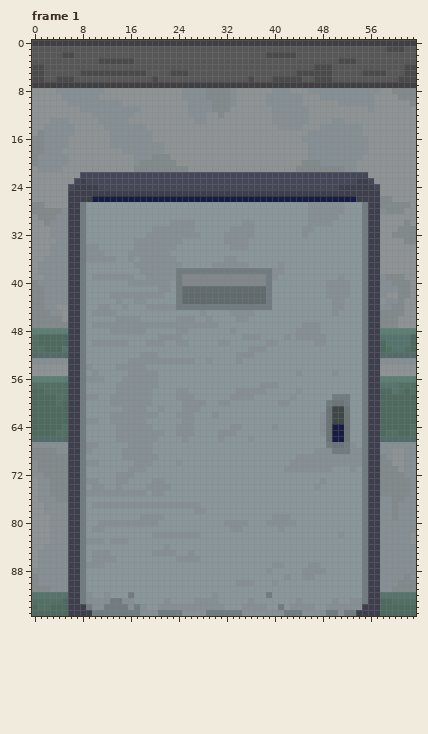
Two states of a pixel-art file, Assets/Art/Aseprite/Environment/Room Parts/StripedDoorwayDoor.aseprite. The first picture shows the starting point.
64x96 pixels, 16 frames. Colours within 5 levels of each other are drawn and written as one. Shown: frame 1. The commit also changed other frames, which this record leaves out.
The result:
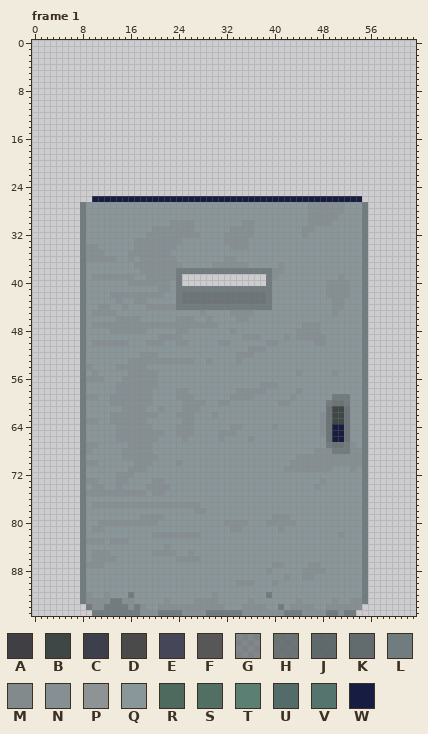
Palette (. is transparent): A #3f3f44  B #3e4646  C #3e3f4d  D #4a4a4a  E #454658  F #575757  G #5a6466a9  H #5a6466d7  J #5a6466f1  K #626c6f  L #717c80  M #828a8c  N #869094  P #8e9395  Q #89979b  R #4e695d  S #526f63  T #5b8073  U #536b69  V #55746d  W #171d42
What changed:
layer "Layer 1" now hidden
layer "Layer" now hidden
Changed rows in their new state; - is an unchanged pixel.
Frame 1:
first column x 0:
 0 ................................................................
 1 ................................................................
 2 ................................................................
 3 ................................................................
 4 ................................................................
 5 ................................................................
 6 ................................................................
 7 ................................................................
 8 ................................................................
 9 ................................................................
10 ................................................................
11 ................................................................
12 ................................................................
13 ................................................................
14 ................................................................
15 ................................................................
16 ................................................................
17 ................................................................
18 ................................................................
19 ................................................................
20 ................................................................
21 ................................................................
22 ................................................................
23 ................................................................
24 ................................................................
25 ................................................................
26 ..........--------------------------------------------W.........
27 ........------------------------------------------------........
28 ........------------------------------------------------........
29 ........------------------------------------------------........
30 ........------------------------------------------------........
31 ........------------------------------------------------........
32 ........------------------------------------------------........
33 ........------------------------------------------------........
34 ........------------------------------------------------........
35 ........------------------------------------------------........
36 ........------------------------------------------------........
37 ........------------------------------------------------........
38 ........------------------------------------------------........
39 ........-----------------..............-----------------........
40 ........-----------------..............-----------------........
41 ........-----------------LLLLLLLLLLLLLL-----------------........
42 ........-----------------HHHHHHHHHHHHHH-----------------........
43 ........-----------------HHHHHHHHHHHHHH-----------------........
44 ........------------------------------------------------........
45 ........------------------------------------------------........
46 ........------------------------------------------------........
47 ........------------------------------------------------........
48 ........------------------------------------------------........
49 ........------------------------------------------------........
50 ........------------------------------------------------........
51 ........------------------------------------------------........
52 ........------------------------------------------------........
53 ........------------------------------------------------........
54 ........------------------------------------------------........
55 ........------------------------------------------------........
56 ........------------------------------------------------........
57 ........------------------------------------------------........
58 ........------------------------------------------------........
59 ........------------------------------------------------........
60 ........------------------------------------------------........
61 ........------------------------------------------------........
62 ........------------------------------------------------........
63 ........------------------------------------------------........
64 ........------------------------------------------------........
65 ........------------------------------------------------........
66 ........------------------------------------------------........
67 ........------------------------------------------------........
68 ........------------------------------------------------........
69 ........------------------------------------------------........
70 ........------------------------------------------------........
71 ........------------------------------------------------........
72 ........------------------------------------------------........
73 ........------------------------------------------------........
74 ........------------------------------------------------........
75 ........------------------------------------------------........
76 ........------------------------------------------------........
77 ........------------------------------------------------........
78 ........------------------------------------------------........
79 ........------------------------------------------------........
80 ........------------------------------------------------........
81 ........------------------------------------------------........
82 ........------------------------------------------------........
83 ........------------------------------------------------........
84 ........------------------------------------------------........
85 ........------------------------------------------------........
86 ........------------------------------------------------........
87 ........------------------------------------------------........
88 ........------------------------------------------------........
89 ........------------------------------------------------........
90 ........------------------------------------------------........
91 ........------------------------------------------------........
92 ........------------------------------------------------........
93 ........------------------------------------------------........
94 .........----------------------------------------------.........
95 ..........--------------------------------------------..........
Where, in picture pixels (left, top, right, bottom), the same in both pictures:
changed: (32, 40, 416, 616)
